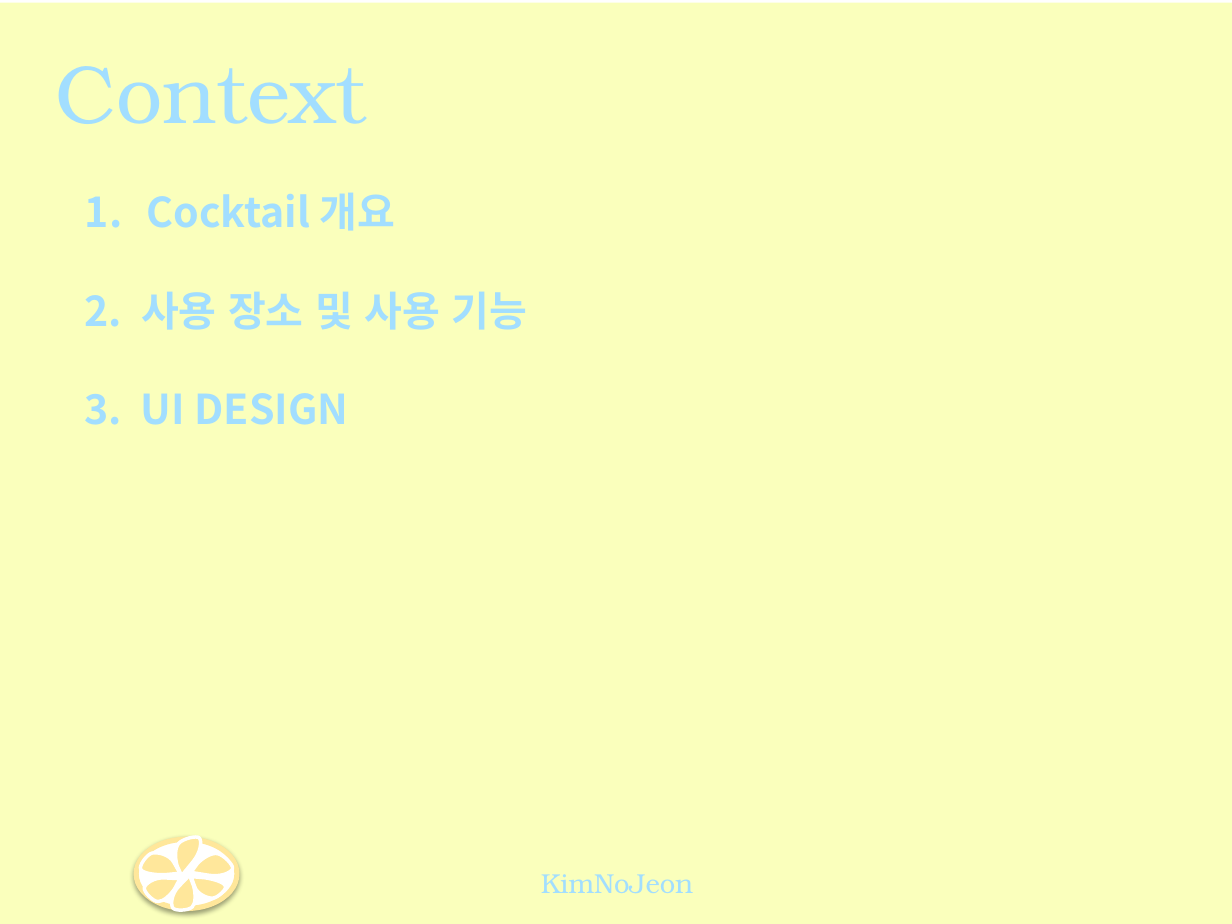
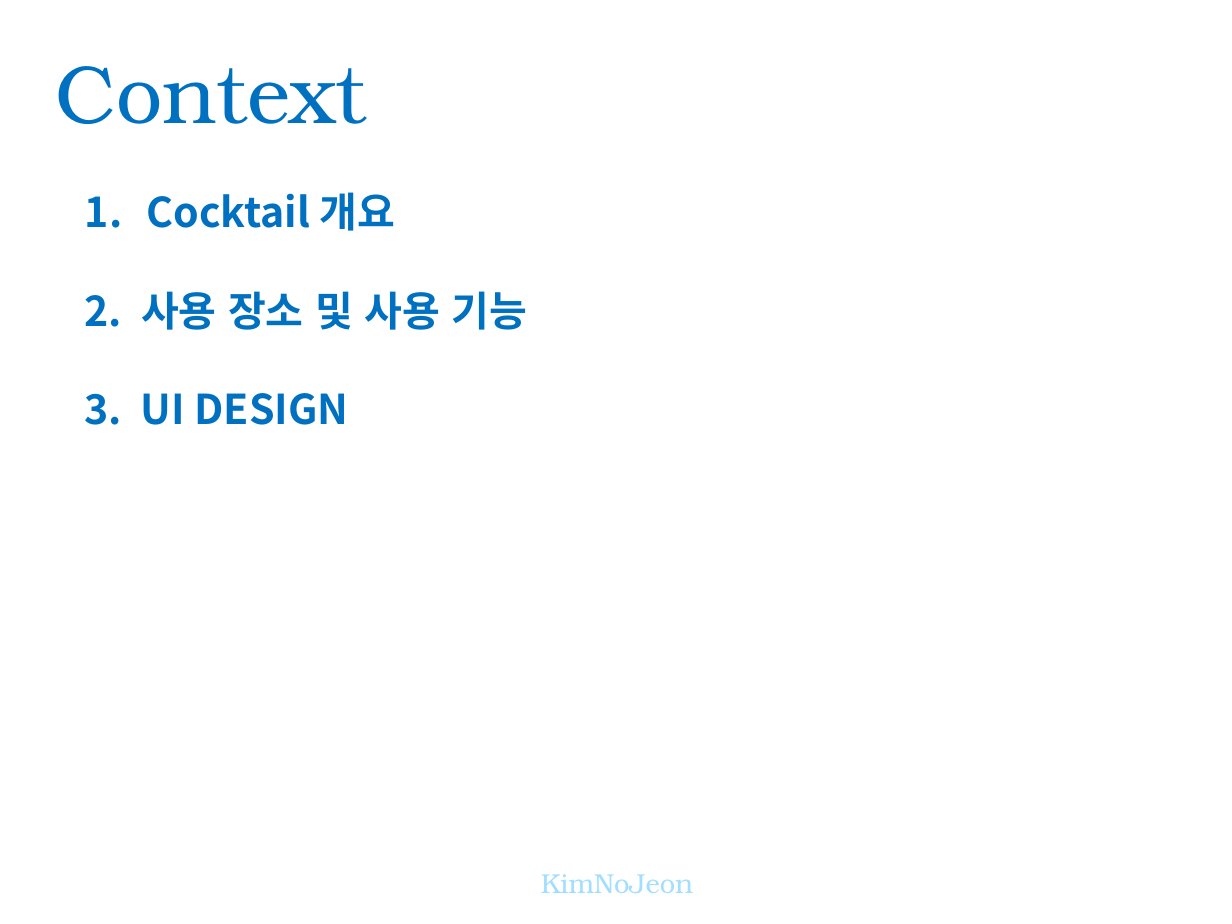
Before and after one commit to wjsehdghk/CockTail, a slide deck: slide 2 of 졸프 UI ver1.1.pptx. Drawn at 1232x924 pixels with LibreOffice and Linux fonts; fonts in the diff are those of the drawing; background and template pictures are left out. Boxes give left, top, right and bottom in pixels: in the first picture for what was removed or moved away, otherwise in the second. Text is boxed around its words. In the diff, an @@ line names an element or a change of style, - is before the commit and + after.

```diff
--- a/졸프 UI ver1.1.pptx
+++ b/졸프 UI ver1.1.pptx
@@ rectangle removed at box(0, 2, 1232, 924) @@
@@ text "Context" at box(56, 66, 367, 124): text colour #A2DEFF to #0070C0 @@
@@ text "Cocktail 개요" at box(85, 192, 528, 425): text colour #A2DEFF to #0070C0 @@
@@ group removed at box(137, 830, 238, 917): 6 freeform shapes, 1 ellipse @@
```
Also in this commit, not shown: 9 other slides changed.
